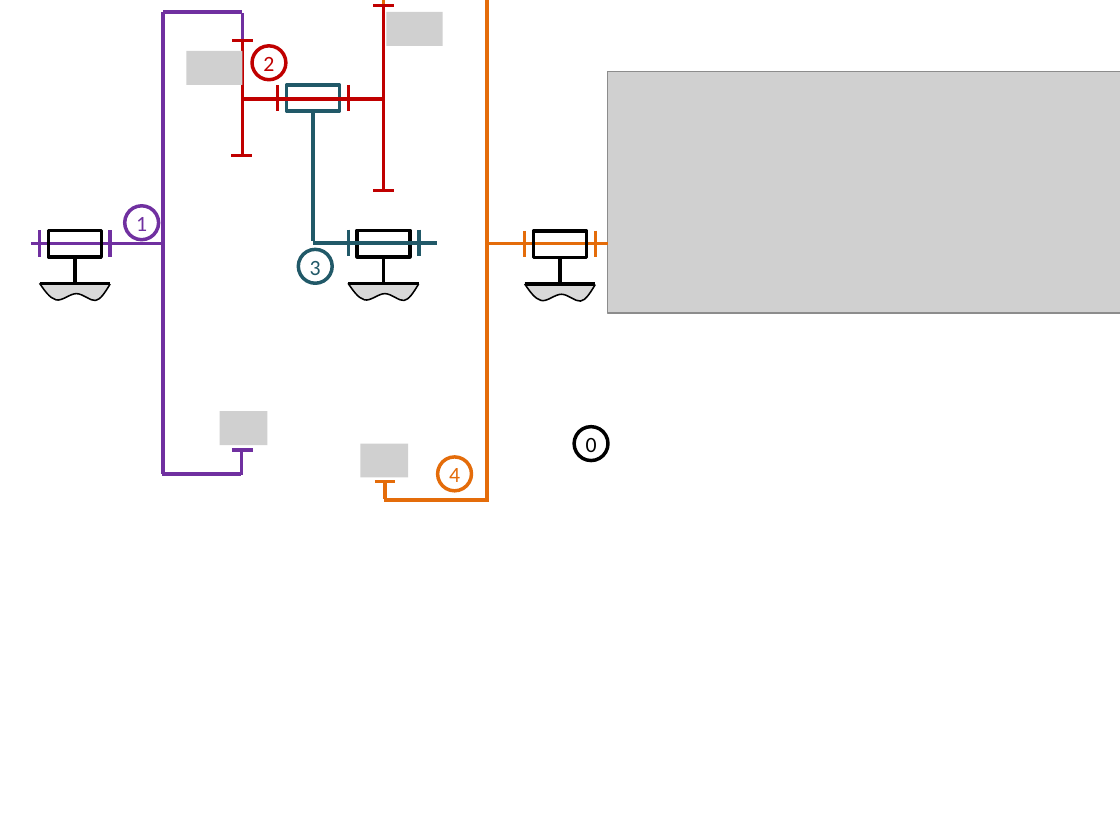
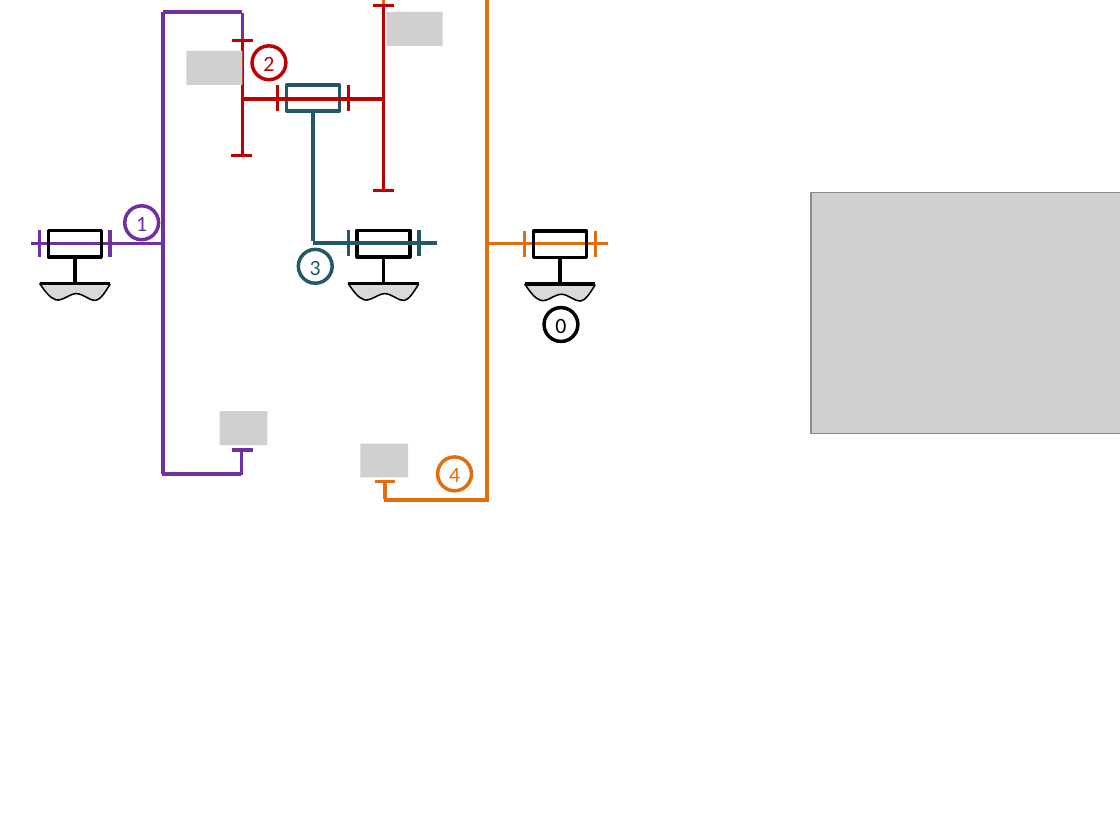
Before and after one commit to xpessoles/Cy_06_PSI_Energetique, a slide deck: slide 8 of Chapitre_01_Energetique/Révisions/TransmetteursPuissance/images/Figures.pptx. Drawn at 1120x840 pixels with LibreOffice and Linux fonts; fonts in the diff are those of the drawing; grey boxes stand for pictures. Boxes give left, top, right and bottom in pixels: in the first picture for what was removed or moved away, otherwise in the second. Text is boxed around its words. In the diff, an @@ line names an element or a change of style, - is before the commit and + after.

```diff
--- a/Chapitre_01_Energetique/Révisions/TransmetteursPuissance/images/Figures.pptx
+++ b/Chapitre_01_Energetique/Révisions/TransmetteursPuissance/images/Figures.pptx
@@ picture: place and size @@
-picture at (607,72,1120,314)
+picture at (811,193,1120,435)
@@ ellipse "0": place and size @@
-ellipse "0" at (575,427,608,460)
+ellipse "0" at (544,308,578,342)
```
Also in this commit, not shown: 3 other slides changed, 7 other files.
